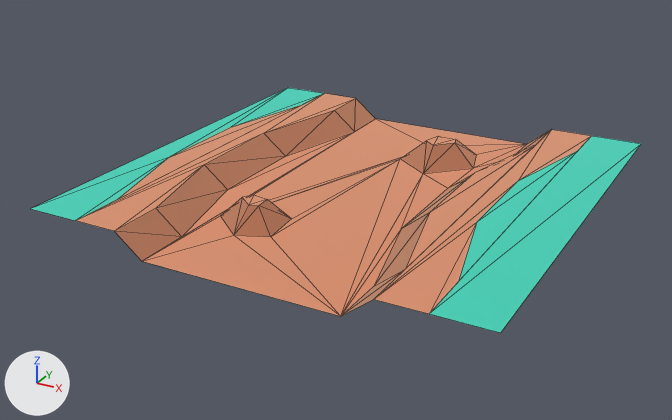
The glTF model packs/nature-kit/ground-pathrocks.glb, before and after one commit.
The view is the same before and after, from a camera (50 mm lens) standing at (0.88, -1.722, 0.708) and looking at (-0.04, -0.049, -0.129). Lighting does not change. The marker at lower left points along +X, +Y and +Z. The picture after the commit comes second. Mesh edges are drawn as thin lines. Where no turn or scale is listed for an object, it has been applied to the vertices.

In view in the first picture: 'ground_pathRocks'.
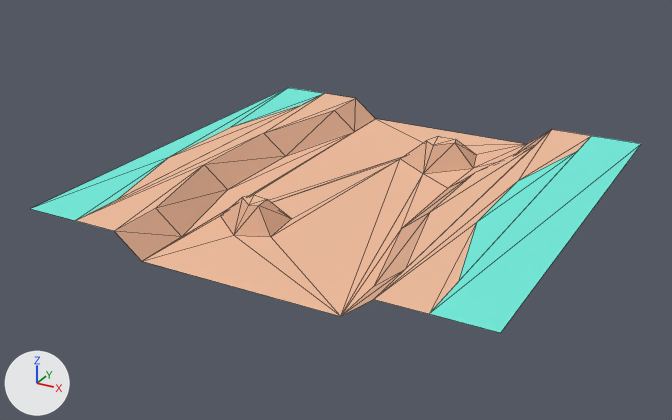
Changed parts and their boxes [x1, y1, x2, y2] in the pictures (672 x 420 px):
'ground_pathRocks', surface changed: [31, 88, 641, 333] in both

Edits to the bpy script that builds the scene:
```text
Change mat_dirtdark:
    mat_dirtdark.metallic: 1.0 -> 0.0
Change mat_grass:
    mat_grass.metallic: 1.0 -> 0.0
Change mat_dirt:
    mat_dirt.metallic: 1.0 -> 0.0
Remove ob_tmpparent:
    ob_tmpparent = bpy.data.objects.new('tmpParent', None)
    ob_tmpparent.location = (0.0, 0.0, 0.0)
```
